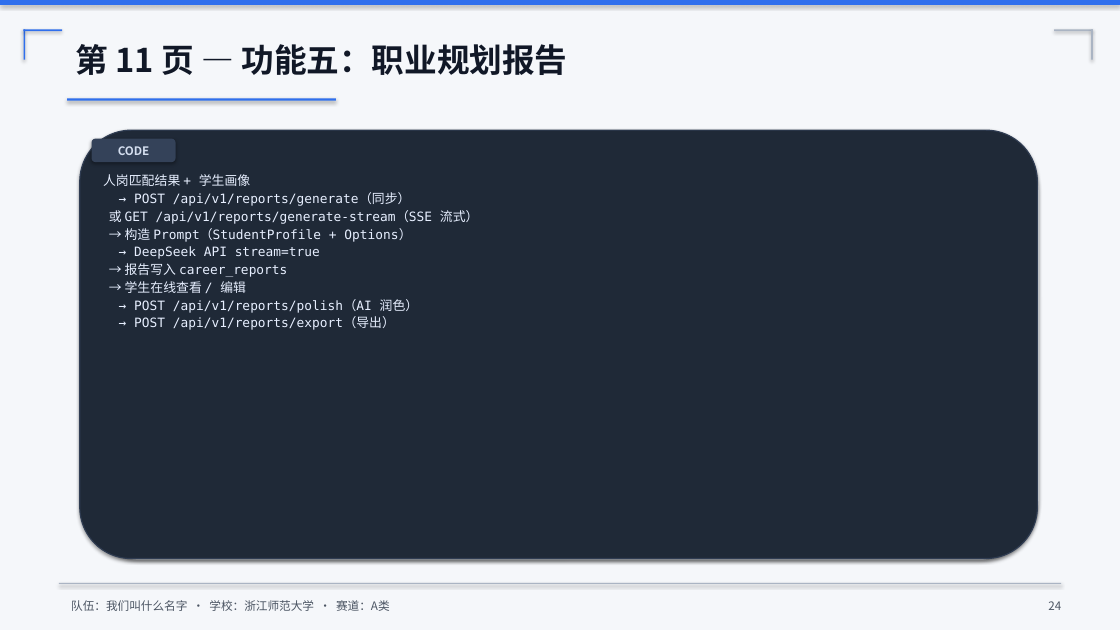
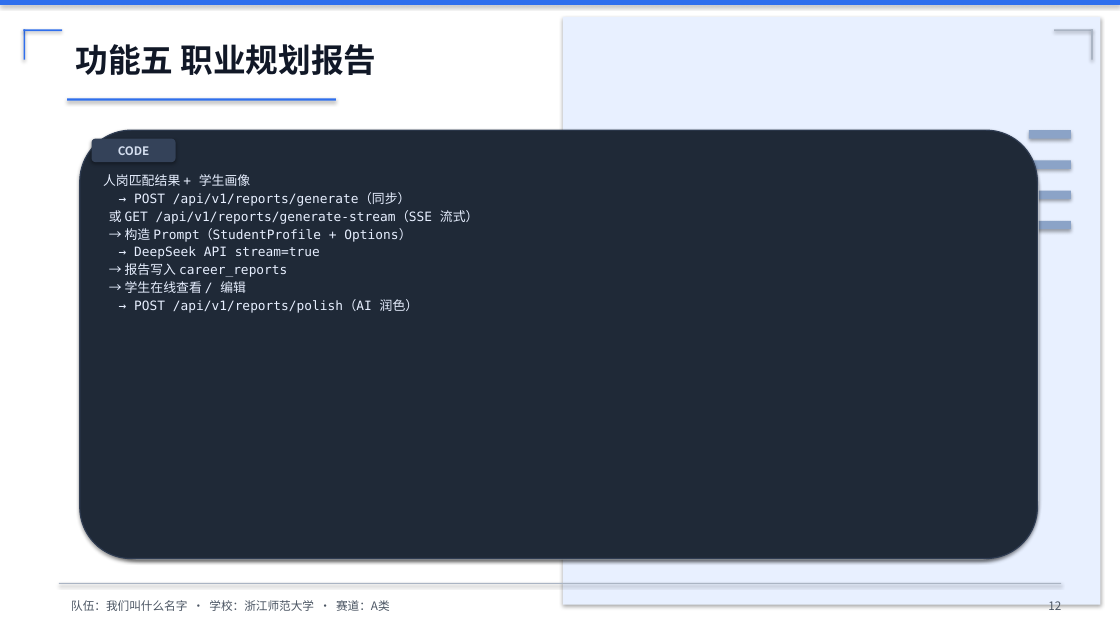
Before and after one commit to ltx-202432110105/quote, a slide deck: slide 13 of slides/competition.pptx (slide 25 before the commit). Drawn at 1120x630 pixels with LibreOffice and Linux fonts; fonts in the diff are those of the drawing. Boxes give left, top, right and bottom in pixels: in the first picture for what was removed or moved away, otherwise in the second. Text is boxed around its words. In the diff, an @@ line names an element or a change of style, - is before the commit and + after.

```diff
--- a/slides/competition.pptx
+++ b/slides/competition.pptx
@@ rectangle added at bbox=[0, 0, 1120, 630], fill #FFFFFF @@
@@ rectangle added at bbox=[563, 17, 1101, 605], fill #E8F0FF @@
@@ text at bbox=[75, 44, 377, 75]: text changed @@
-第 11 页 — 功能五：职业规划报告
+功能五 职业规划报告
@@ rectangle added at bbox=[1029, 130, 1071, 139], fill #8BA3C7 @@
@@ rectangle added at bbox=[1029, 160, 1071, 169], fill #8BA3C7 @@
@@ rectangle added at bbox=[1029, 191, 1071, 199], fill #8BA3C7 @@
@@ rectangle added at bbox=[1029, 221, 1071, 229], fill #8BA3C7 @@
@@ text at bbox=[134, 317, 395, 330]: paragraph removed @@
-→ POST /api/v1/reports/export（导出）
@@ text at bbox=[1048, 601, 1061, 610]: text changed @@
-24
+12
```
Also in this commit, not shown: 18 other slides changed, 1 slide added, 27 slides removed, 2 other files.
